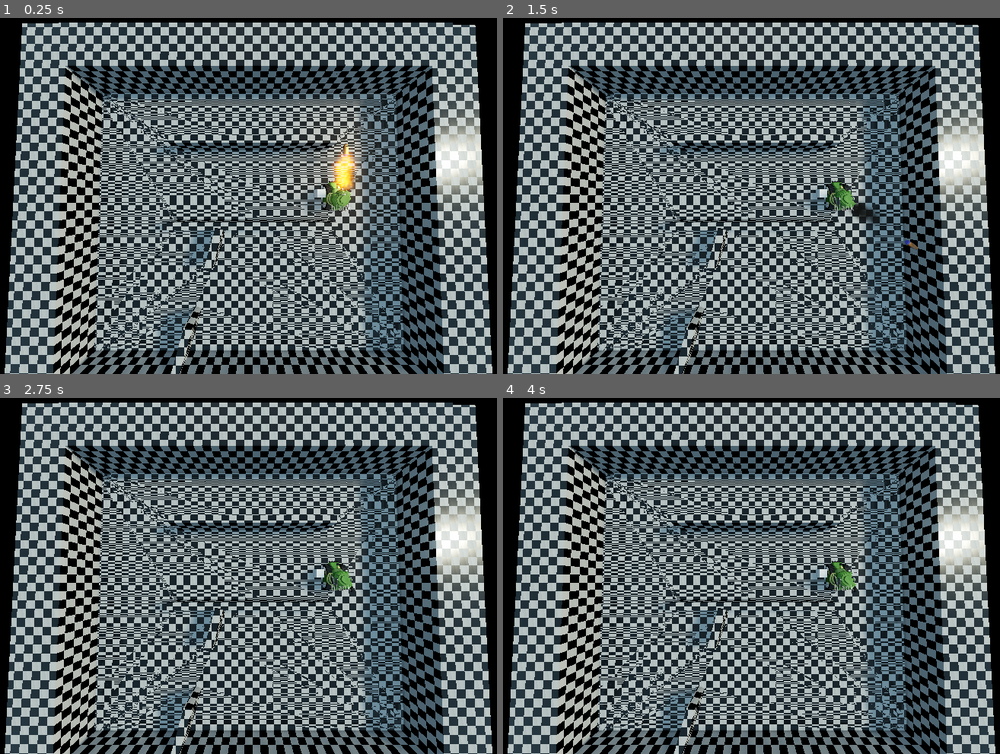
Above: before the commit, frames 1-4 (two rows, left to right).
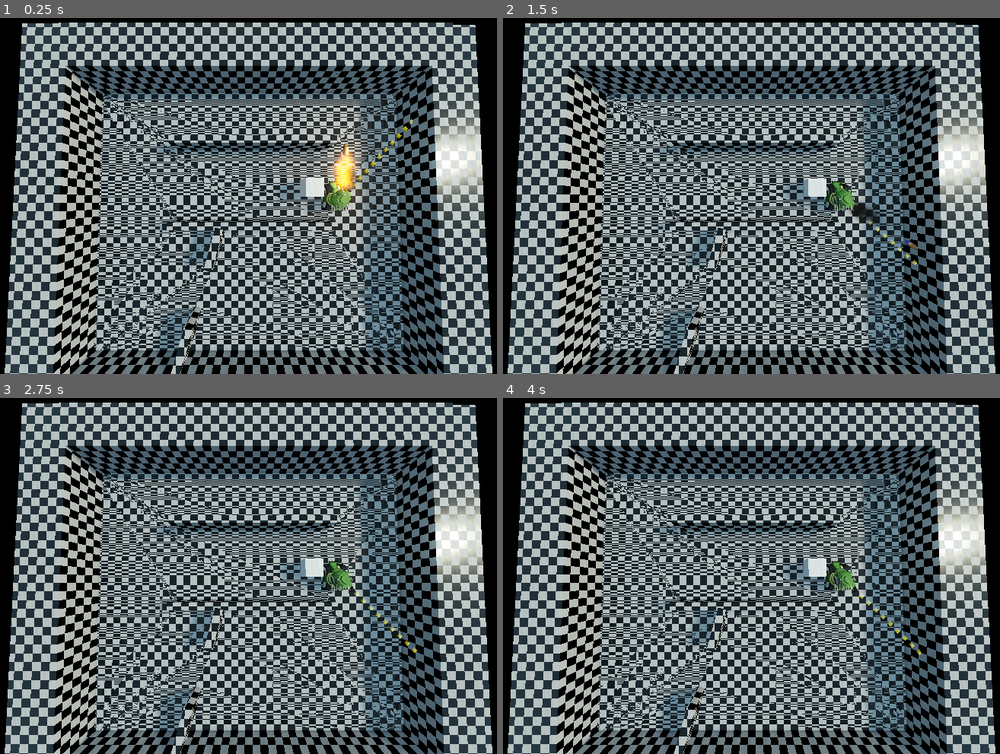
Above: after the commit, the same moments.

Repository: pierreGarciaRaf/tanks
Game: Godot game, scene res://src/world/levels/map.tscn
Two runs of this game, one before a commit and one after it. Both use one fixed random seed, a clock stepped at 60 frames per second and the inputs below. This scene is started directly instead of the project's main scene.
Inputs (mouse positions are in pixels of both pictures, inside the frame that each line leads up to):
- Up to frame 1 (0.25 s): no input
- Up to frame 2 (1.5 s): move the mouse to (885, 178) at 0.52 s; hold D (move_right) 0.53-1.28 s; hold Z (move_front) 0.53-1.28 s; click (885, 178) at 0.67 s; move the mouse to (632, 213) at 1.27 s; hold S (move_back) from 1.28 s (still down); tap Z (move_front) at 1.35 s; click (632, 213) at 1.42 s
- Up to frame 3 (2.75 s): move the mouse to (313, 497) at 2.02 s; release S (move_back) at 2.03 s; hold D (move_right) from 2.03 s (still down); hold Z (move_front) from 2.03 s (still down); click (313, 497) at 2.17 s
- Up to frame 4 (4 s): tap Enter at 2.75 s; move the mouse to (721, 647) at 2.77 s; release Z (move_front) at 2.78 s; tap Z (move_front) at 2.85 s; click (721, 647) at 2.92 s; move the mouse to (935, 629) at 3.52 s; release D (move_right) at 3.53 s; hold Q (move_left) from 3.53 s (still down); hold Z (move_front) from 3.53 s (still down); click (935, 629) at 3.67 s

The runs differ from the first frame. In frame 1, 0.5% of the frame differs, in the area x 55-84%, y 28-52%; in frame 2, 0.4%; in frame 3, 0.4%; in frame 4, 0.4%.
Error in both runs: Invalid get index '1' (on base: 'Dictionary'). (res://src/networking/network.gd:146)

Commit message:
aimer

Diff:
--- a/project.godot
+++ b/project.godot
@@ -23,10 +23,6 @@
 
 Gamestate="*res://src/networking/gamestate.gd"
 Network="*res://src/networking/network.gd"
-
-[display]
-
-window/size/always_on_top=true
 
 [input]
 
--- a/src/world/levels/map.tscn
+++ b/src/world/levels/map.tscn
@@ -42,12 +42,14 @@
 fov = 97.1
 
 [node name="KinematicBody" type="RigidBody" parent="."]
-transform = Transform( 1, 0, 0, 0, 1, 0, 0, 0, 1, 17.0024, 1.60524, -7.4648 )
+transform = Transform( 1, 0, 0, 0, 1, 0, 0, 0, 1, 13.8504, 3.44028, -8.69236 )
 
 [node name="CollisionShape" type="CollisionShape" parent="KinematicBody"]
+transform = Transform( 2.08887, 0, 0, 0, 2.08887, 0, 0, 0, 2.08887, 0, 0, 0 )
 shape = SubResource( 1 )
 
 [node name="MeshInstance" type="MeshInstance" parent="KinematicBody"]
+transform = Transform( 2.06162, 0, 0, 0, 2.06162, 0, 0, 0, 2.06162, 0, 0, 0 )
 mesh = SubResource( 2 )
 material/0 = null
 
--- /dev/null
+++ b/src/world/player/BulletSpawner.gd
@@ -0,0 +1,21 @@
+extends Spatial
+
+func _ready():
+	$rcastBase/rcastShower.set_surface_material(0, $rcastBase/rcastShower.get_surface_material(0).duplicate())
+
+func set_dist(dist):
+	$rcastBase.scale.y = dist
+	$rcastBase/rcastShower.get_surface_material(0).set_shader_param("divider",dist)
+
+func _process(delta):
+	if $RayCast.is_colliding():
+		var dist = ($RayCast.get_collision_point() - self.global_transform[3]).length()/2
+		print(dist)
+		set_dist(dist)
+		if $RayCast.get_collider().is_in_group("damageable"):
+			$rcastBase/rcastShower.get_surface_material(0).set_shader_param("color",Color.red)
+		else:
+			$rcastBase/rcastShower.get_surface_material(0).set_shader_param("color",Color.yellow)
+	else:
+		$rcastBase/rcastShower.get_surface_material(0).set_shader_param("color",Color.yellow)
+		set_dist($RayCast.cast_to.y)
--- a/src/world/player/CameraProjector.gd
+++ b/src/world/player/CameraProjector.gd
@@ -1,9 +1,9 @@
 extends Camera
 
-func project_frow_view_on_y_plane(mouse_pos : Vector2):
+func project_frow_view_on_y_plane(mouse_pos : Vector2, planeHeight : float):
 	var n = self.project_ray_normal(mouse_pos)
 	var globTrans = self.global_transform[3]
-	return globTrans - n * globTrans.y / n.y
+	return globTrans - n * (globTrans.y - planeHeight) / n.y
 
 func project_frow_view_on_collision(mouse_pos : Vector2):
 	$RayCast.cast_to = 5 * $RayCast.global_transform.basis.xform_inv(self.project_position(mouse_pos, 50.0) - self.global_transform[3])
--- /dev/null
+++ b/src/world/player/aim.shader
@@ -0,0 +1,9 @@
+shader_type spatial;
+render_mode blend_add,depth_draw_opaque,cull_back,unshaded;
+uniform vec4 color : hint_color;
+uniform float divider : hint_range(1,500);
+
+void fragment(){
+	ALPHA = color.a * max(0,fract(-divider * UV.y - TIME)-0.5);
+	ALBEDO = color.rgb;
+}
--- a/src/world/player/barrelPivot.gd
+++ b/src/world/player/barrelPivot.gd
@@ -15,7 +15,7 @@
 func _physics_process(delta):
 	if Gamestate.player_info.net_id == 1:
 		var input = Gamestate.get_my_input(parent.id)
-		var toLookAt = parent.get_node("cameraTarget/Camera").project_frow_view_on_y_plane(input.mouse_position)
+		var toLookAt = parent.get_node("cameraTarget/Camera").project_frow_view_on_y_plane(input.mouse_position, $head/BulletSpawner.translation.y)
 
 
 		var oldRot = -(self.rotation.y + get_parent().rotation.y - PI/2)
--- a/src/world/player/tank.tscn
+++ b/src/world/player/tank.tscn
@@ -12,6 +12,15 @@
 [ext_resource path="res://src/world/player/meshRes/body.glb" type="PackedScene" id=10]
 [ext_resource path="res://src/world/player/meshRes/head.fbx" type="PackedScene" id=11]
 [ext_resource path="res://src/world/player/meshRes/barrel.fbx" type="PackedScene" id=12]
+[ext_resource path="res://src/world/player/aim.shader" type="Shader" id=13]
+[ext_resource path="res://src/world/player/BulletSpawner.gd" type="Script" id=14]
+
+[sub_resource type="QuadMesh" id=7]
+
+[sub_resource type="ShaderMaterial" id=8]
+shader = ExtResource( 13 )
+shader_param/color = Color( 1, 0.984314, 0, 1 )
+shader_param/divider = 6.309
 
 [sub_resource type="Curve" id=1]
 _data = [ Vector2( 0, 1 ), 0.0, -1.31484, 0, 0, Vector2( 1, 0 ), -0.0315915, 0.0, 0, 0 ]
@@ -96,6 +105,20 @@
 
 [node name="BulletSpawner" type="Spatial" parent="body/headPivot/head"]
 transform = Transform( -0.310965, 1.96562e-07, 8.59199e-15, 0, -1.35927e-08, 0.310965, 2.71854e-08, 2.24841, 9.82809e-08, 9.3751e-07, 2.54892, 2.81701 )
+script = ExtResource( 14 )
+
+[node name="rcastBase" type="Spatial" parent="body/headPivot/head/BulletSpawner"]
+transform = Transform( 1, 0, 2.03288e-20, 0, 1, -7.10543e-15, -9.52912e-22, 7.10543e-15, 1, -1.40175e-07, -0.110879, 0 )
+
+[node name="rcastShower" type="MeshInstance" parent="body/headPivot/head/BulletSpawner/rcastBase"]
+transform = Transform( 2.629, -2.66685e-06, -1.1044e-14, 1.9167e-07, 1, -3.95701e-08, 8.37818e-15, 3.95701e-08, 1, 6.37724e-07, 0.504445, 0 )
+mesh = SubResource( 7 )
+material/0 = SubResource( 8 )
+
+[node name="RayCast" type="RayCast" parent="body/headPivot/head/BulletSpawner"]
+transform = Transform( 1, 1.13687e-13, 2.03288e-20, 0, 1, 0, -4.23516e-22, 7.10543e-15, 1, -3.41563e-07, -0.27018, 0 )
+enabled = true
+cast_to = Vector3( 0, 50, 0 )
 
 [node name="closeMf" type="OmniLight" parent="body/headPivot/head"]
 transform = Transform( -1, -4.72094e-20, -8.74228e-08, 0, 1, -5.40012e-13, 8.74228e-08, -5.40012e-13, -1, 9.12459e-07, 2.68974, 2.84823 )
Not shown: 1 places in src/world/player/tank.tscn that only renumber resources
